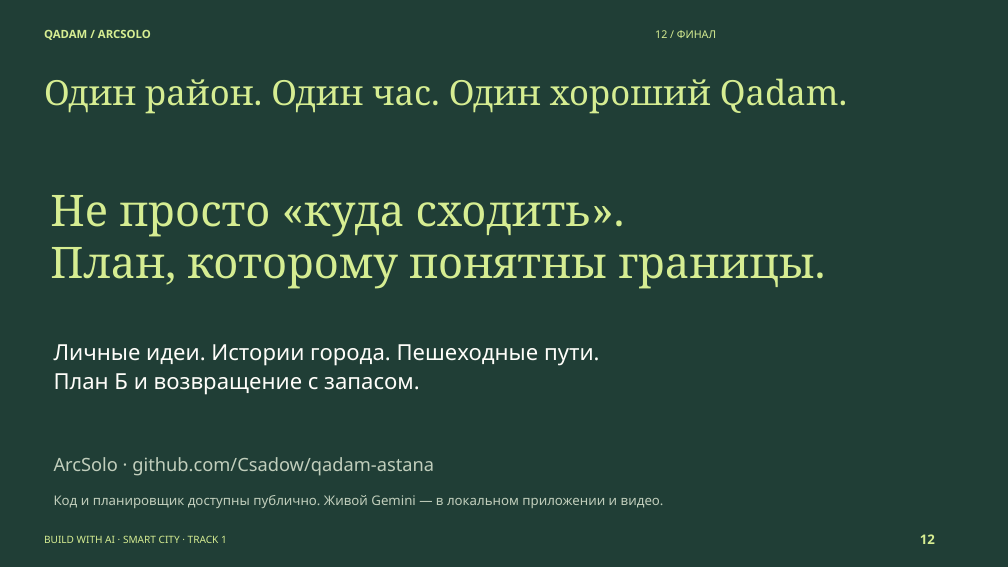
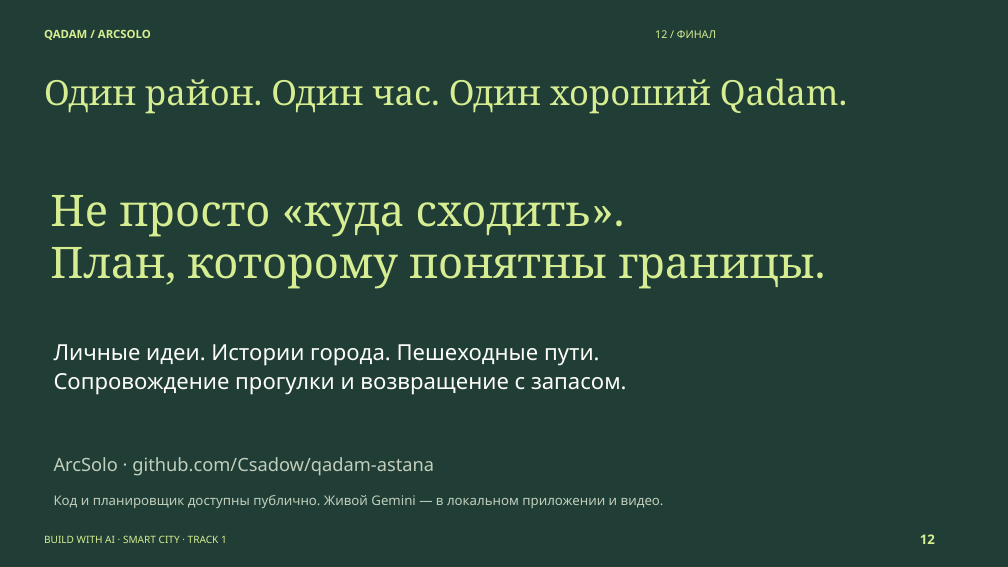
Before and after one commit to Csadow/qadam-astana, a slide deck: slide 12 of presentation/Qadam_ArcSolo_pitch_RU.pptx. Drawn at 1008x567 pixels with LibreOffice and Linux fonts; fonts in the diff are those of the drawing. Boxes give left, top, right and bottom in pixels: in the first picture for what was removed or moved away, otherwise in the second. Text is boxed around its words. In the diff, an @@ line names an element or a change of style, - is before the commit and + after.

```diff
--- a/presentation/Qadam_ArcSolo_pitch_RU.pptx
+++ b/presentation/Qadam_ArcSolo_pitch_RU.pptx
@@ text at (x1=54, y1=373, x2=627, y2=394): text changed @@
-План Б и возвращение с запасом.
+Сопровождение прогулки и возвращение с запасом.
```
Also in this commit, not shown: 1 other slide changed, 1 slide added, 1 slide removed, 44 other files.
